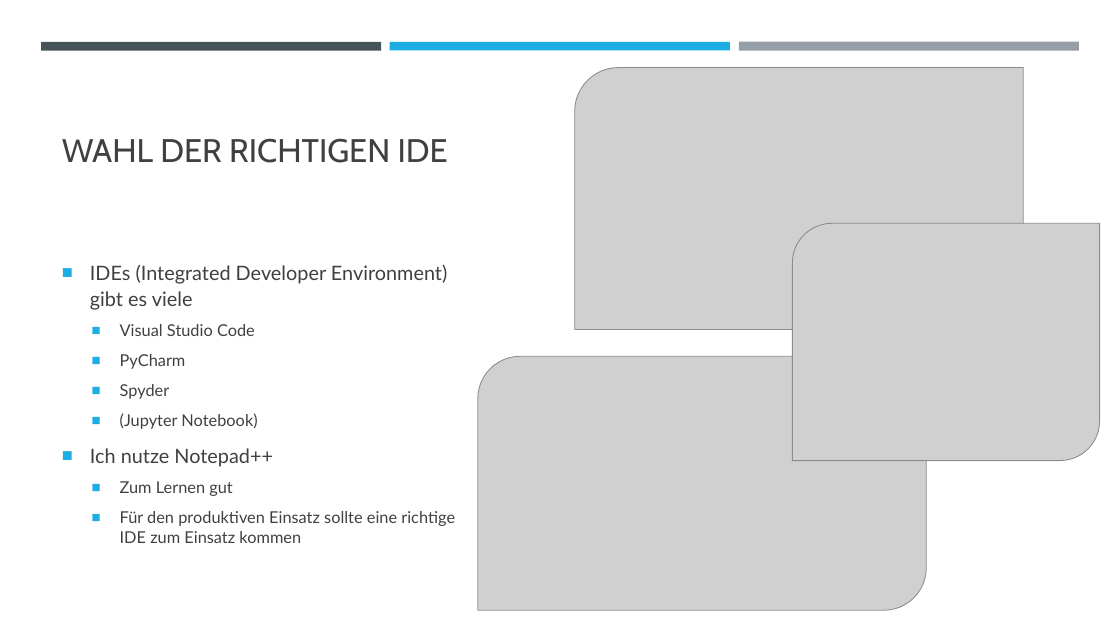
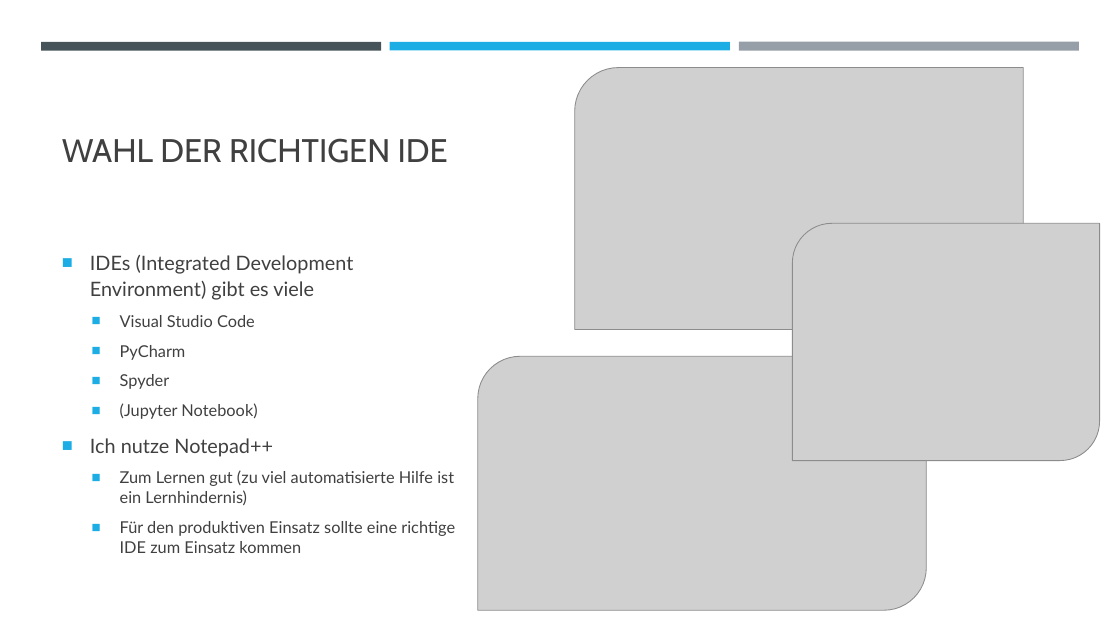
Before and after one commit to padmalcom/AISpeechAssistant, a slide deck: slide 3 of slides/00_b_DevEnv.pptx. Drawn at 1120x630 pixels with LibreOffice and Linux fonts; fonts in the diff are those of the drawing; grey boxes stand for pictures. Boxes give left, top, right and bottom in pixels: in the first picture for what was removed or moved away, otherwise in the second. Text is boxed around its words. In the diff, an @@ line names an element or a change of style, - is before the commit and + after.

```diff
--- a/slides/00_b_DevEnv.pptx
+++ b/slides/00_b_DevEnv.pptx
@@ text at box(90, 255, 354, 300): text changed @@
-■ IDEs (Integrated Developer Environment) gibt es viele
+■ IDEs (Integrated Development Environment) gibt es viele
@@ text at box(120, 470, 454, 505): text changed @@
-  ■ Zum Lernen gut
+  ■ Zum Lernen gut (zu viel automatisierte Hilfe ist ein Lernhindernis)
```
Also in this commit, not shown: 6 other slides changed, 15 other files.
